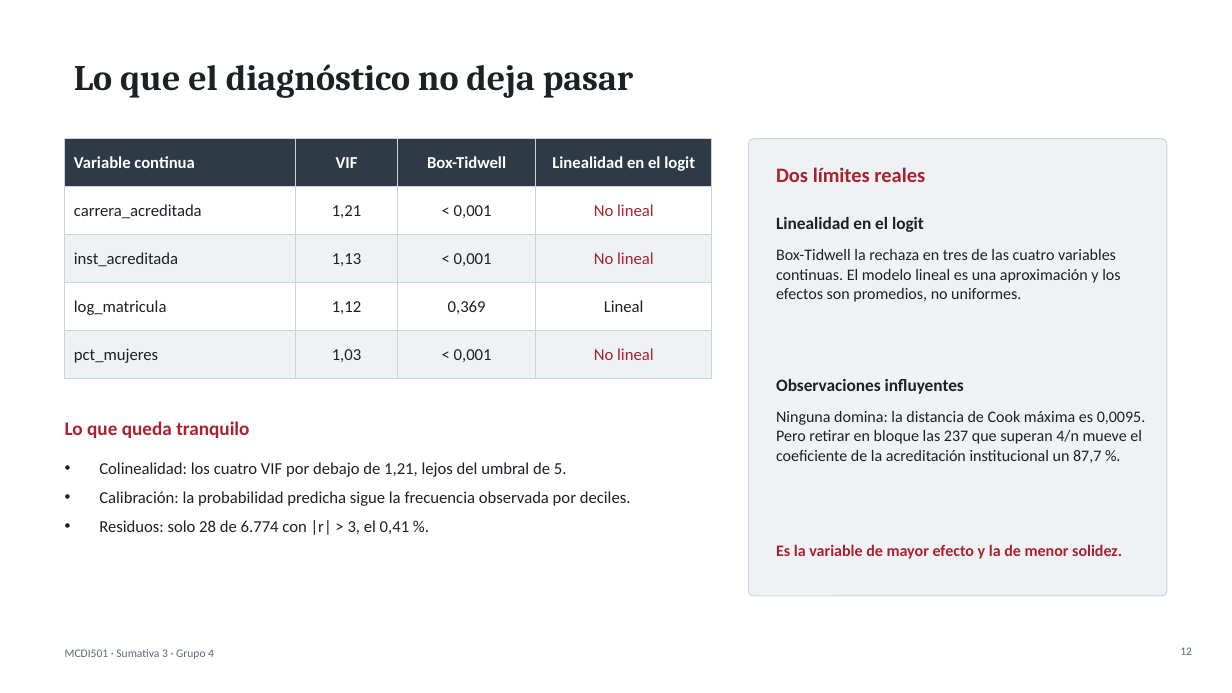
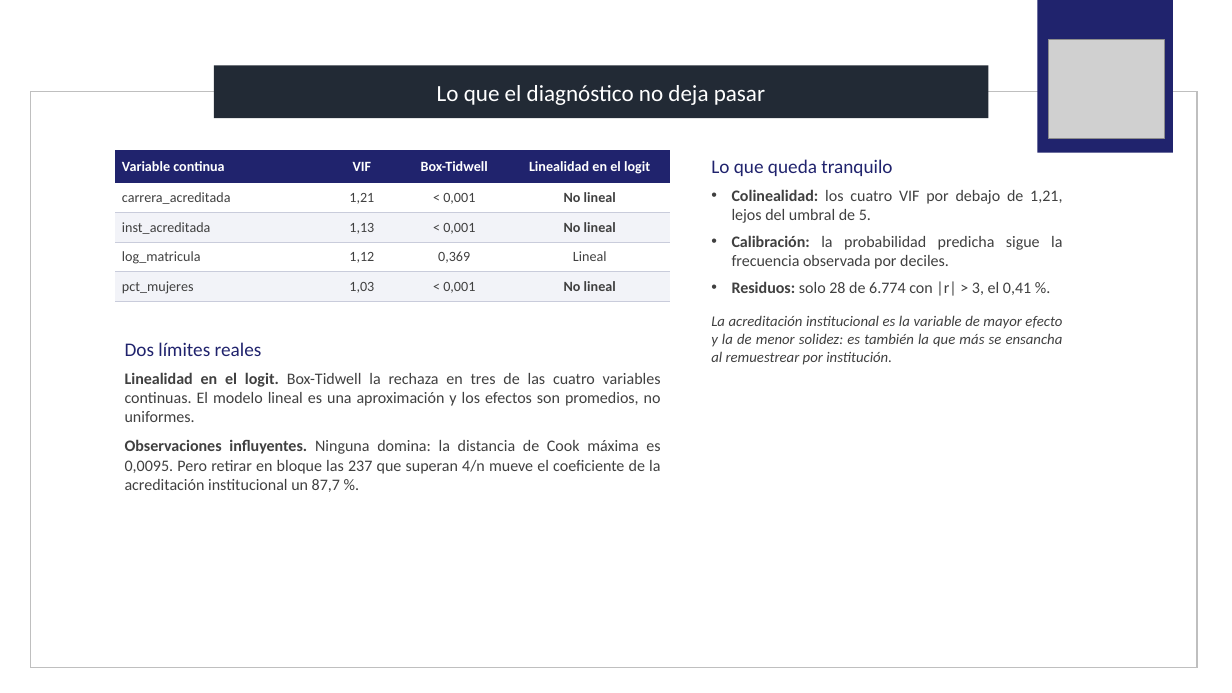
Before and after one commit to santunez75/analisis-desercion, a slide deck: slide 12 of S3/presentacion/Sumativa3_Presentacion_Grupo4.pptx. Drawn at 1232x693 pixels with LibreOffice and Linux fonts; fonts in the diff are those of the drawing; grey boxes stand for pictures. Boxes give left, top, right and bottom in pixels: in the first picture for what was removed or moved away, otherwise in the second. Text is boxed around its words. In the diff, an @@ line names an element or a change of style, - is before the commit and + after.

Commit message:
feat: rehace la presentacion sobre la plantilla de la Facultad
El deck se reconstruye duplicando las diapositivas de ejemplo de
PPT-Facultad-Ingenieria.pptx, de modo que hereda el marco, el logo, la
barra de titulo navy y la tipografia institucionales. Quedan 15 laminas:
portada, dos divisores sobre fotografia, siete de contenido con barra,
cuatro de columnas y el cierre con el logo.

Se corrigen de paso dos laminas que habian quedado desalineadas con la
particion 70/30 estratificada: la columna S3 de "Que aporto cada fase" y
la fila correspondiente de la tabla de trazabilidad, donde el bootstrap
por institucion pasa a declararse como extension.

El guion cronometrado baja de 1.654 a 1.492 palabras para caber en los
diez minutos.

```diff
--- a/S3/presentacion/Sumativa3_Presentacion_Grupo4.pptx
+++ b/S3/presentacion/Sumativa3_Presentacion_Grupo4.pptx
@@ rectangle added at <box>1038,0,1173,152</box>, fill #20236D @@
@@ picture added at <box>1049,40,1165,138</box> @@
@@ rectangle "Lo que el diagnóstico no ...": place and size @@
-rectangle "Lo que el diagnóstico no ..." at <box>74,64,633,98</box>
+rectangle "Lo que el diagnóstico no ..." at <box>213,66,988,118</box>
@@ rectangle "Lo que el diagnóstico no ..." at <box>213,66,988,118</box>: size 28 to 18 pt, font Cambria to Calibri, text colour #1C2126 to #FFFFFF, bold off; alignment left to centre; fill none to #222A35 @@
@@ rectangle added at <box>30,91,1198,667</box>, outline #BFBFBF 1 pt @@
@@ rounded rectangle removed at <box>749,139,1167,596</box> @@
@@ table at <box>116,150,670,301</box> @@
@@ fill #2E3A45 to #20236D in row 1 @@
@@ fill #EEF2F5 to #F2F3F8 in 8 cells @@
@@ size 13 to 11 pt @@
@@ text colour #1C2126 to #404040 in "carrera_acreditada", "1,21", "< 0,001", "inst_acreditada" and 9 more places @@
@@ text colour #AC212E to #404040, bold on in "No lineal", "No lineal", "No lineal" @@
@@ borders changed @@
@@ table: place and size @@
-table at <box>65,139,712,367</box>
+table at <box>116,150,670,301</box>
@@ text "Lo que queda tranquilo": place and size @@
-text "Lo que queda tranquilo" at <box>99,462,631,535</box>
+text "Lo que queda tranquilo" at <box>711,159,1063,365</box>
@@ text at <box>711,159,892,176</box>: paragraph added @@
+Lo que queda tranquilo
@@ text removed at <box>776,167,925,182</box> @@
-Dos límites reales
@@ text at <box>732,235,1062,296</box>: size 13 to 12.5 pt, text colour #1C2126 to #404040 in "Colinealidad: los cuatro VIF por debajo de ...", "Calibración: la probabilidad predicha sigue la frecuencia ...", "Residuos: solo 28 de 6.774 con |r| ..."; bold on in "Colinealidad:", "Calibración:", "Residuos:"; alignment left to justified; indent changed; less space between paragraphs @@
@@ text removed at <box>776,217,924,232</box> @@
-Linealidad en el logit
@@ text removed at <box>776,249,1120,302</box> @@
-Box-Tidwell la rechaza en tres de las cuatro variables continuas. El modelo lineal es una aproximación y los efectos son promedios, no uniformes.
@@ text at <box>711,315,1063,365</box>: paragraph added @@
+La acreditación institucional es la variable de mayor efecto y la de menor solidez: es también la que más se ensancha al remuestrear por institución.
@@ text at <box>125,342,661,492</box>: text changed; text colour #1C2126 to #404040 @@
-Ninguna domina: la distancia de Cook máxima es 0,0095. Pero retirar en bloque las 237 que superan 4/n mueve el coeficiente de la acreditación institucional un 87,7 %.
+Dos límites reales
+Linealidad en el logit. Box-Tidwell la rechaza en tres de las cuatro variables continuas. El modelo lineal es una aproximación y los efectos son promedios, no uniformes.
+Observaciones influyentes. Ninguna domina: la distancia de Cook máxima es 0,0095. Pero retirar en bloque las 237 que superan 4/n mueve el coeficiente de la acreditación institucional un 87,7 %.
@@ text removed at <box>776,379,964,394</box> @@
-Observaciones influyentes
@@ text removed at <box>65,421,249,438</box> @@
-Lo que queda tranquilo
@@ text removed at <box>776,544,1122,559</box> @@
-Es la variable de mayor efecto y la de menor solidez.
@@ text removed at <box>65,649,214,659</box> @@
-MCDI501 · Sumativa 3 · Grupo 4
@@ page number removed at <box>1180,647,1192,655</box> @@
-12
```
Also in this commit, not shown: 13 other slides changed, 1 slide added.
